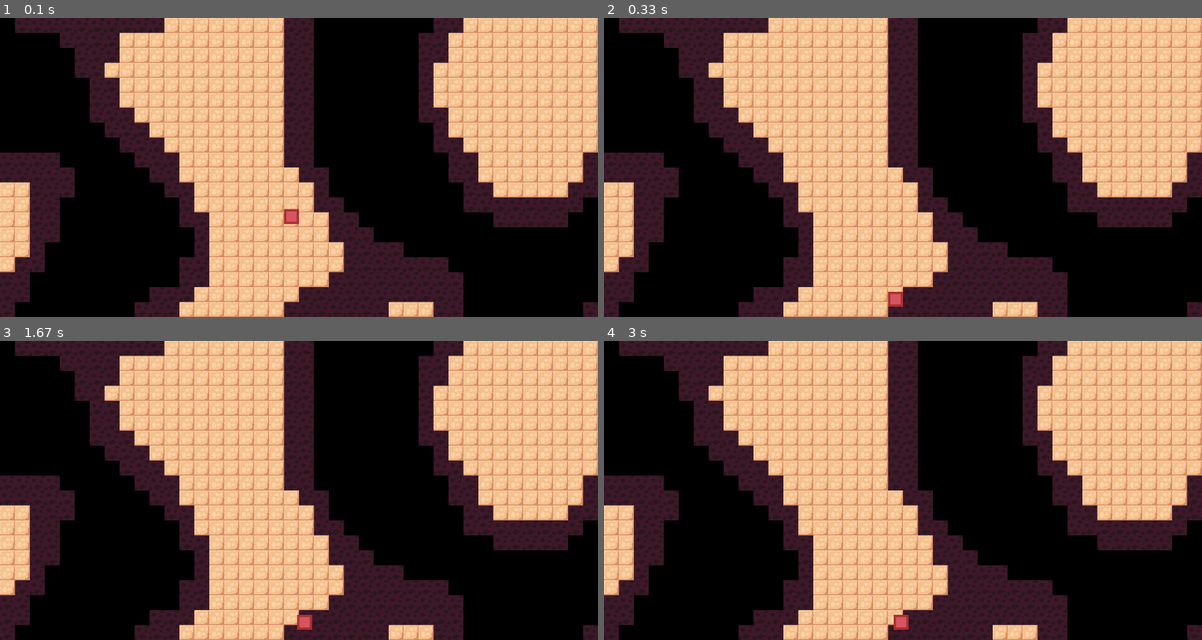
Above: before the commit, frames 1-4 (two rows, left to right).
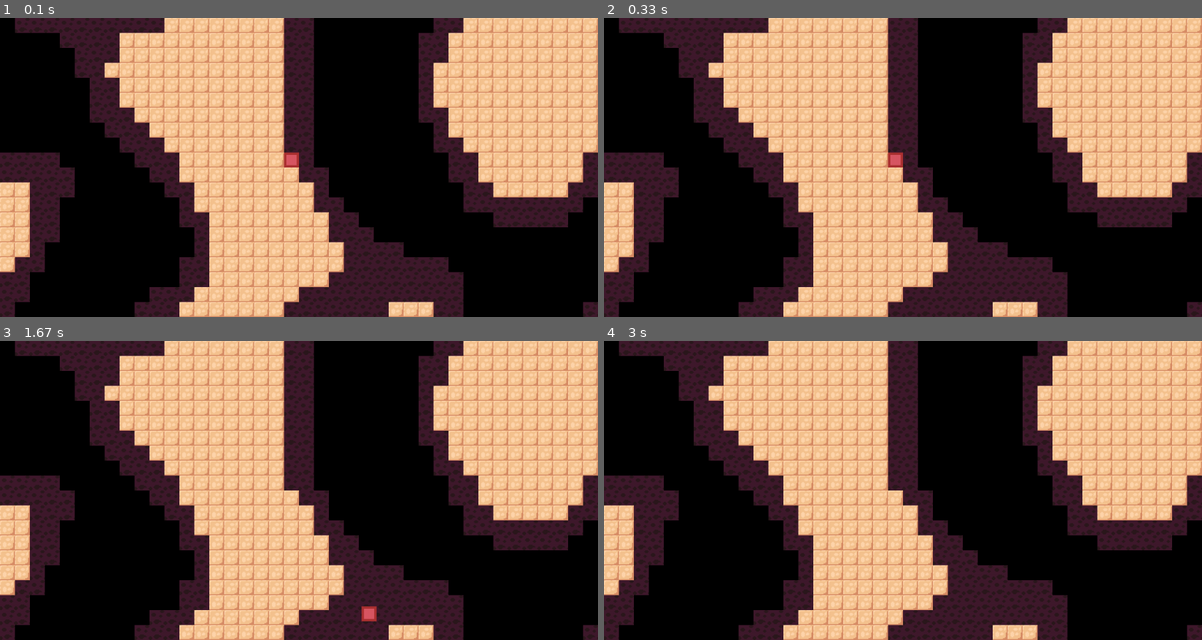
Above: after the commit, the same moments.

Repository: ARKANYOTA/Pygame-Test
Game: pygame game, started from scripts/index.py
Same seed, same stepped clock (60 frames per second), same inputs: the game is played once before the commit and once after it.
Inputs:
- Up to frame 1 (0.1 s): no input
- Up to frame 2 (0.33 s): no input
- Up to frame 3 (1.67 s): hold D 0.33-0.8 s; hold W 0.83-1.13 s; tap Z at 0.9, 1.23, 1.53 s; hold D 1.17-1.63 s
- Up to frame 4 (3 s): hold A 1.67-2.2 s; tap Z at 1.73, 2.03 s

The runs differ from the first frame. In frame 1, 0.3% of the frame differs, in the area x 47-50%, y 44-69%; in frame 2, 0.3%; in frame 3, 0.3%; in frame 4, 0.1%.

Commit message:
Code opti

Diff:
--- a/scripts/index.py
+++ b/scripts/index.py
@@ -7,25 +7,19 @@
 from time import sleep
 from input import *
 
-def randcol():
-    return randint(0, 255), randint(0, 255), randint(0, 255)
-
-def clamp(val, a, b):
-    return max(a, min(val, b))
 
 def main():
-    print("Ca marche askip")
+
     # Pygame & screen setup
     pygame.init()
     print("Ca marche askip bis")
     screensize = scrwidth, scrheight = 1280, 640
     DISPLAY = pygame.display.set_mode(screensize, pygame.RESIZABLE)
-#    pygame.display.set_caption("My Game")
+    #pygame.display.set_caption("My Game")
 
     # Textures
     player1Texture = pygame.transform.scale(pygame.image.load("textures/redsquare.png"), (32, 32))
-    player2Texture = pygame.image.load("textures/intro_ball.gif")
-    playerTextures = [player1Texture, player2Texture]
+    playerTextures = [player1Texture]
 
     # Game constants
     BLOCKWIDTH = 32
@@ -33,12 +27,11 @@
 
     # Game variables
     noise = PerlinNoise(SEED, 0, 0, 10, scrwidth//BLOCKWIDTH, scrheight//BLOCKWIDTH+1)
-    camera = Vector2()
+    #camera = Vector2()
     scrollspeed = 3
 
     # Players init
     players = []
-    print("Ca marche askip mais la deuxième fois")
     while True:
         DISPLAY.fill((0,0,0))
         for event in pygame.event.get():
@@ -62,7 +55,6 @@
             playerposinit = noise.find_empty_xy(BLOCKWIDTH)
             print(playerposinit)
             players.append(Player(DISPLAY, 1, playerposinit[1], playerposinit[0]))
-            #players[0].init()
 
 
         for player in players:
--- a/scripts/perlinnoise.py
+++ b/scripts/perlinnoise.py
@@ -12,6 +12,8 @@
         self.width = width
         self.height = height
         self.map = self.get_noisemap_list()
+        self.groundImg = pygame.image.load("textures/dummyGround.png")
+        self.groundBGImg = pygame.image.load("textures/dummyDecoGround.png")
 
     def smoothstep(self, a0, a1, w):
         #return (a1 - a0) * w + a0; # linear interpolation >> (uglier result but faster)
@@ -89,15 +91,13 @@
 
     def print_perlin_noise(self, display, screen_x, screen_y, width, height, blockw):
         # width and neight in blocks
-        groundImg = pygame.image.load("textures/dummyGround.png")
-        groundBGImg = pygame.image.load("textures/dummyDecoGround.png")
         for row in range(self.height):
             for col in range(self.width):
                 noise = self.map[row][col]
                 if noise == 2:
-                    display.blit(groundImg, (col*blockw + screen_x, row*blockw + screen_y))
+                    display.blit(self.groundImg, (col*blockw + screen_x, row*blockw + screen_y))
                 elif noise == 1:
-                    display.blit(groundBGImg, (col * blockw + screen_x, row * blockw + screen_y))
+                    display.blit(self.groundBGImg, (col * blockw + screen_x, row * blockw + screen_y))
                 else:
                     pass
         return True
--- a/scripts/player.py
+++ b/scripts/player.py
@@ -78,11 +78,12 @@
             return False
 
     def cannotGoX(self, map):
-        if self.velocity.x :
+        i = int(self.pos.y//self.width)
+        if self.velocity.x and i<len(map):
             if self.velocity.x>0:
-                return map[int(self.pos.y//self.width)][int((self.pos.y+self.width)//self.width)] == 2
+                return map[i][int((self.pos.y-self.width)//self.width)] == 2
             elif self.velocity.x<0:
-                return map[int(self.pos.y//self.width)][int((self.pos.y-self.width)//self.width)] == 2
+                return map[i][int((self.pos.y+self.width)//self.width)] == 2
         return False
 
     # def init(self):
@@ -106,25 +107,26 @@
 
         self.velocity *= self.slipperiness
         self.velocity.x += get_input_wasd().x * self.speed
-        self.pos += self.velocity
         cannotGoX = self.cannotGoX(map)
-        print(self.isGrounded)
-        if cannotGoX :
+        print(cannotGoX)
+        if cannotGoX or -0.01<self.velocity.x<0.01:
             self.velocity.x=0
+        #self.pos += self.velocity
+        print(self.velocity.x)
 
         self.isGrounded = self.isOnGround(map)
+
+        #Scroll
+        self.pos.y += SCROLLSPEED
+        # Gravity & velocity
+        self.velocity.y += 0.5
+        # Collision
+        if self.isGrounded:
+            self.velocity.y = 0
 
         # Jumping
         if self.isGrounded and get_input_wasd().y < 0:
             self.velocity.y = -15
-
-        #Scroll
-        self.pos.y += SCROLLSPEED
-        # Gravity & velocity
-        self.velocity.y += 2
-        # Collision
-        if not self.isGrounded:
-            self.velocity.y = 0
 
         self.pos += self.velocity
         # if not self.isOnGround(map):
